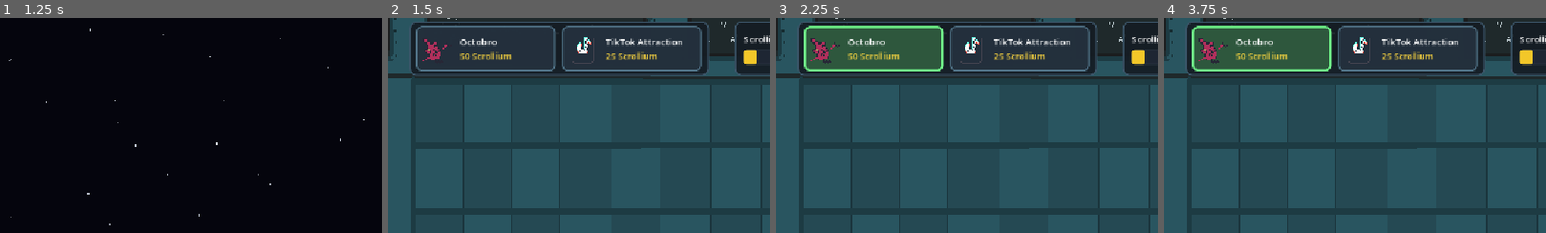
Above: before the commit, frames 1-4 (left to right).
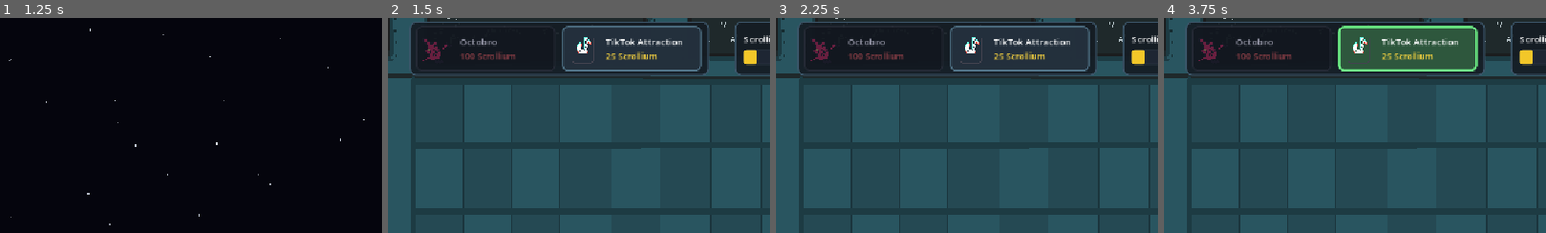
Above: after the commit, the same moments.

Repository: BogdanMartynenko/Apollo-666
Game: Godot game, scene res://Scenes/MainMenu.tscn
Same seed, same stepped clock (60 frames per second), same inputs: the game is played once before the commit and once after it. Sound files missing from this copy of the repository are replaced by a short silence.
Inputs (mouse positions are % of the whole screen's width and height, from its top left):
- Up to frame 1 (1.25 s): click (46, 79) at 0.5 s
- Up to frame 2 (1.5 s): tap Space at 1.25 s; move the mouse to (72, 45) at 1.27 s; click (72, 45) at 1.42 s
- Up to frame 3 (2.25 s): tap Space at 1.52 s; click (19, 8) at 2.02 s
- Up to frame 4 (3.75 s): click (38, 8) at 2.75 s; click (19, 8) at 3.52 s
The pictures show only the part of the screen within x 6-56%, y 0-50%; the shares and areas given below are measured in that part.

Frame 1 is identical in both runs. In frame 2, 7.6% of the frame differs, in the area x 7-44%, y 3-25%; in frame 3, 7.6%; in frame 4, 15%, in the area x 7-83%, y 3-25%.

Commit message:
Change Octobro cost to 100 Scrollium

Diff:
--- a/Assets/PeashooterData.tres
+++ b/Assets/PeashooterData.tres
@@ -8,6 +8,6 @@
 script = ExtResource("2_wpq00")
 plant_name = "Octobro"
 plant_scene = ExtResource("2_tiaxo")
-plant_cost = 50
+plant_cost = 100
 icon = ExtResource("1_wpq00")
 metadata/_custom_type_script = "uid://bt6j81fpb3mr6"
